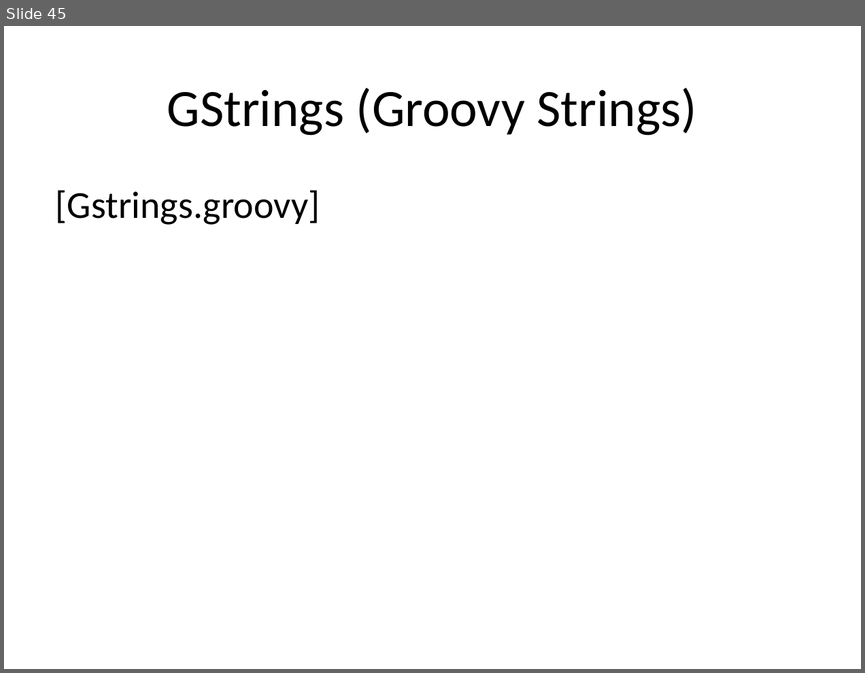
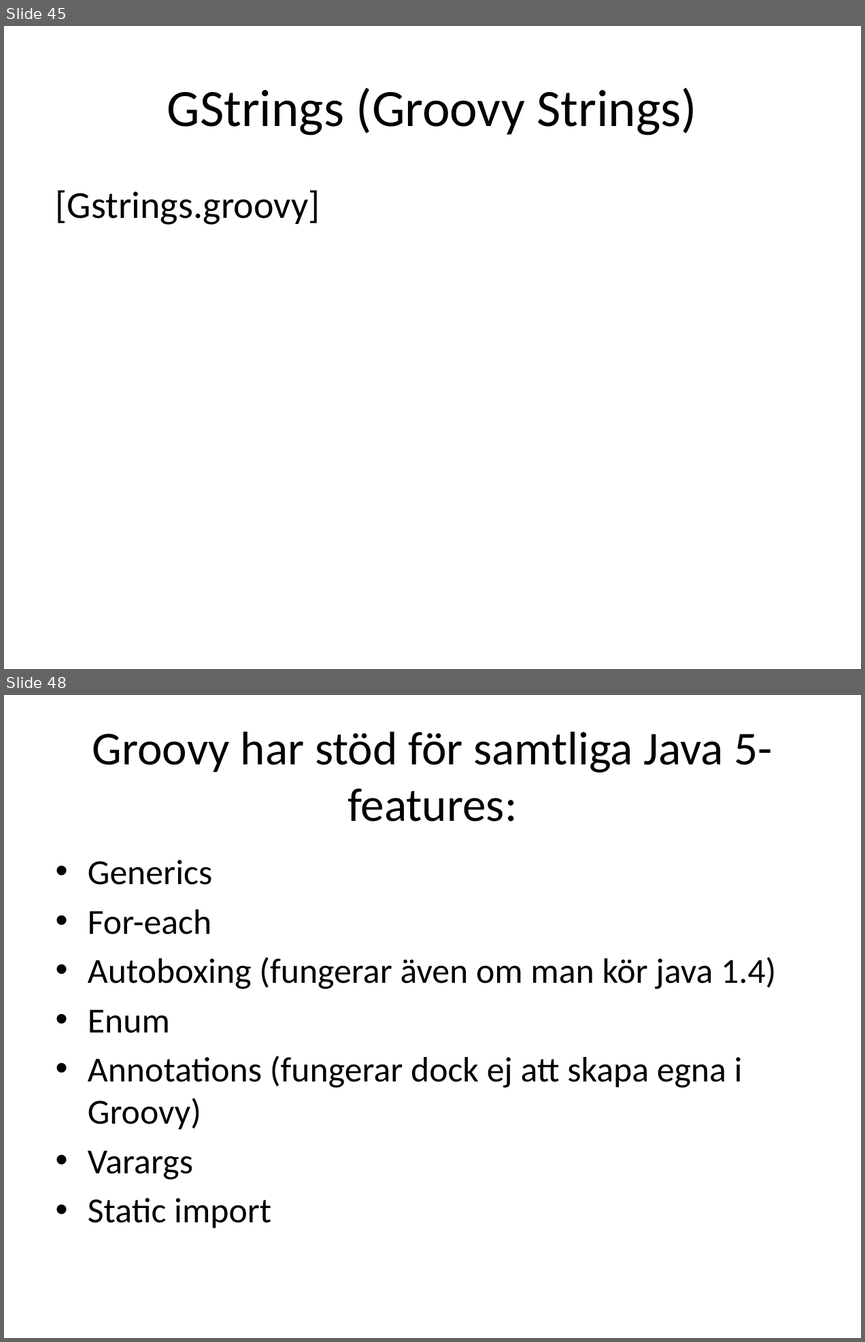
Before and after one commit to me97esn/groovyseminarium, a slide deck: groovyseminarie/dokument/groovyseminarium_source.pptx. Shown one above the other, each under a label of ours: slide 45 before the commit, slides 45 and 48 after it; the slides between them are not shown. The pictures are 865x673 and 865x1342 pixels, drawn with LibreOffice and Linux fonts; fonts in the diff are those of the drawing. Boxes give left, top, right and bottom in pixels: in the first picture for what was removed or moved away, otherwise in the second. Text is boxed around its words. In the diff, an @@ line names an element or a change of style, - is before the commit and + after.

```diff
--- a/groovyseminarie/dokument/groovyseminarium_source.pptx
+++ b/groovyseminarie/dokument/groovyseminarium_source.pptx
@@ slide 48 added at [4, 695, 861, 1338], background #FFFFFF @@
@@ title added at [92, 732, 772, 821], 39.6 pt, text #000000 @@
+Groovy har stöd för samtliga Java 5-features:
@@ text added at [88, 860, 776, 1228], 29.6 pt, text #000000 @@
+• Generics
+• For-each
+• Autoboxing (fungerar även om man kör java 1.4)
+• Enum
+• Annotations (fungerar dock ej att skapa egna i Groovy)
+• Varargs
+• Static import
```
Also in this commit, not shown: 10 other slides added, 10 other files.
